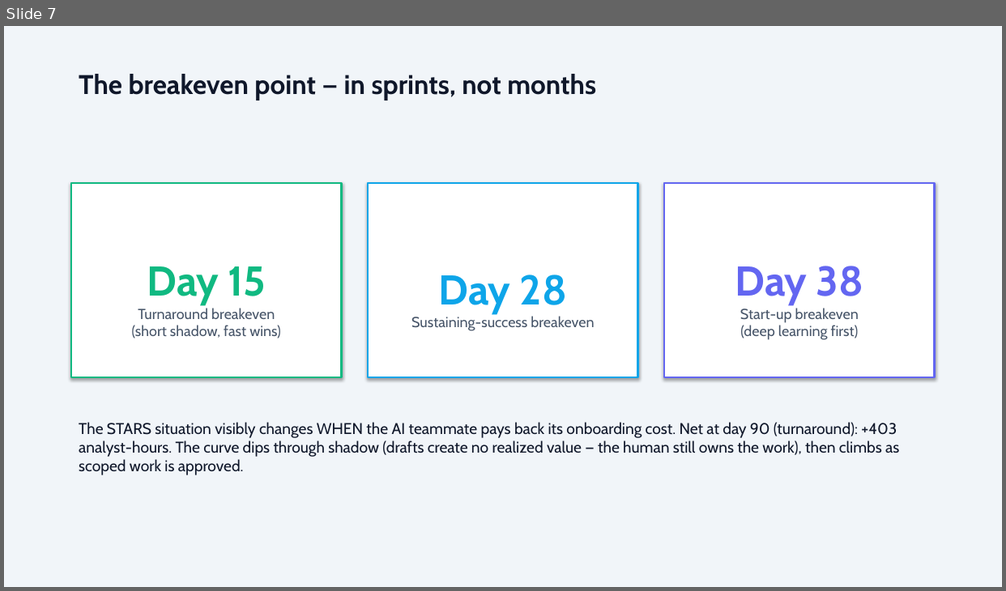
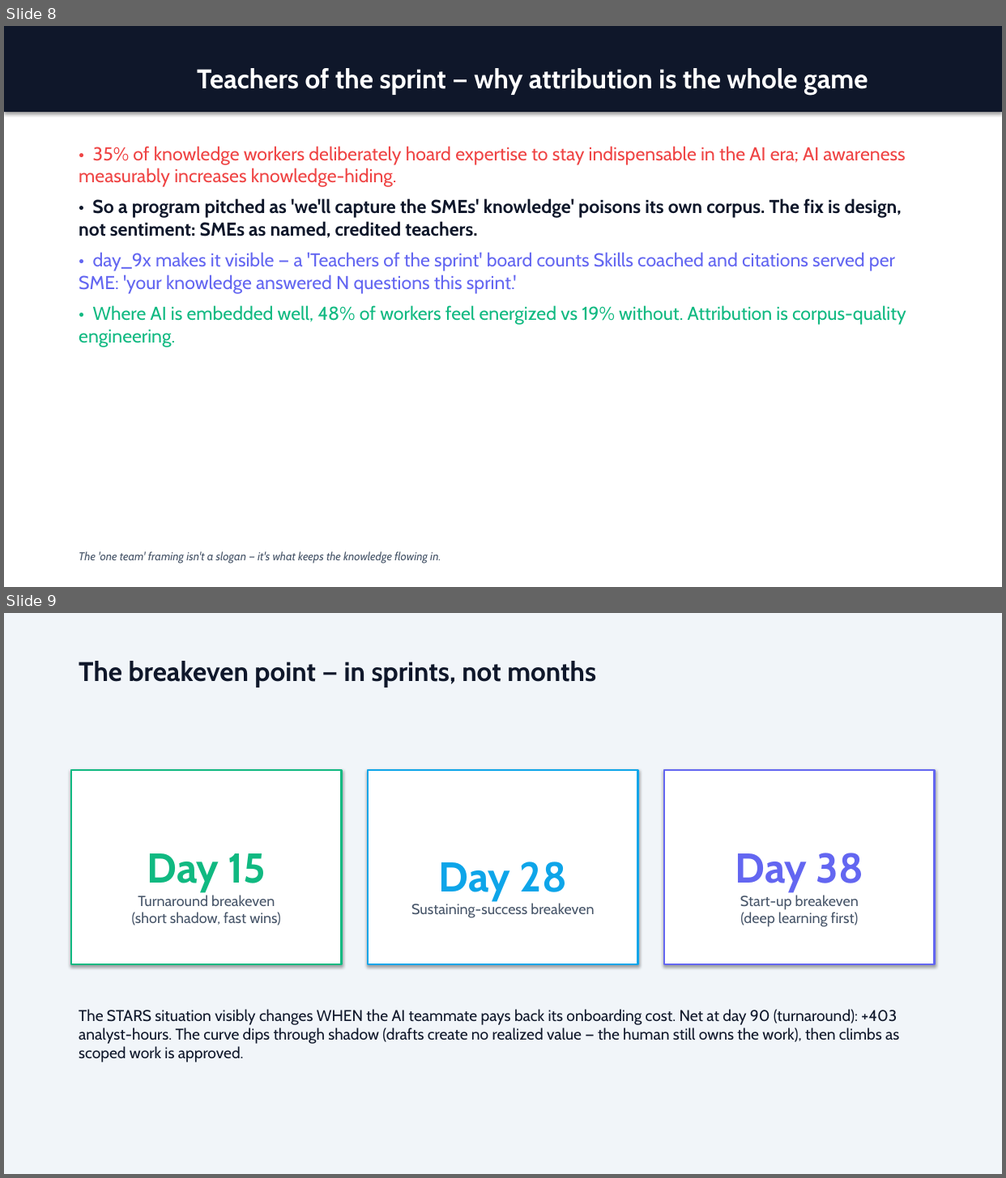
Before and after one commit to vijayarajks639-afk/day_9x, a slide deck: day_9x_stakeholder_deck.pptx. Shown one above the other, each under a label of ours: slide 7 before the commit, slides 8 and 9 after it. The pictures are 1006x591 and 1006x1178 pixels, drawn with LibreOffice and Linux fonts; fonts in the diff are those of the drawing. Boxes give left, top, right and bottom in pixels: in the first picture for what was removed or moved away, otherwise in the second. Text is boxed around its words. In the diff, an @@ line names an element or a change of style, - is before the commit and + after.

```diff
--- a/day_9x_stakeholder_deck.pptx
+++ b/day_9x_stakeholder_deck.pptx
@@ slide 8 added at [4, 26, 1002, 587], background #FFFFFF @@
@@ rectangle added at [4, 26, 1002, 112], fill #0F172A, 26 pt, text #FFFFFF, bold @@
+Teachers of the sprint — why attribution is the whole game
@@ text added at [79, 146, 906, 348], 18 pt, text #6366F1 @@
+• 35% of knowledge workers deliberately hoard expertise to stay indispensable in the AI era; AI awareness measurably increases knowledge-hiding.
+• So a program pitched as 'we'll capture the SMEs' knowledge' poisons its own corpus. The fix is design, not sentiment: SMEs as named, credited teachers.
+• day_9x makes it visible — a 'Teachers of the sprint' board counts Skills coached and citations served per SME: 'your knowledge answered N questions this sprint.'
+• Where AI is embedded well, 48% of workers feel energized vs 19% without. Attribution is corpus-quality engineering.
@@ text added at [79, 552, 441, 564], 11 pt, text #475569, italic @@
+The 'one team' framing isn't a slogan — it's what keeps the knowledge flowing in.
@@ what was slide 7 is now slide 9 @@
```
Also in this commit, not shown: 2 slides changed, 2 other slides added, 20 other files.
